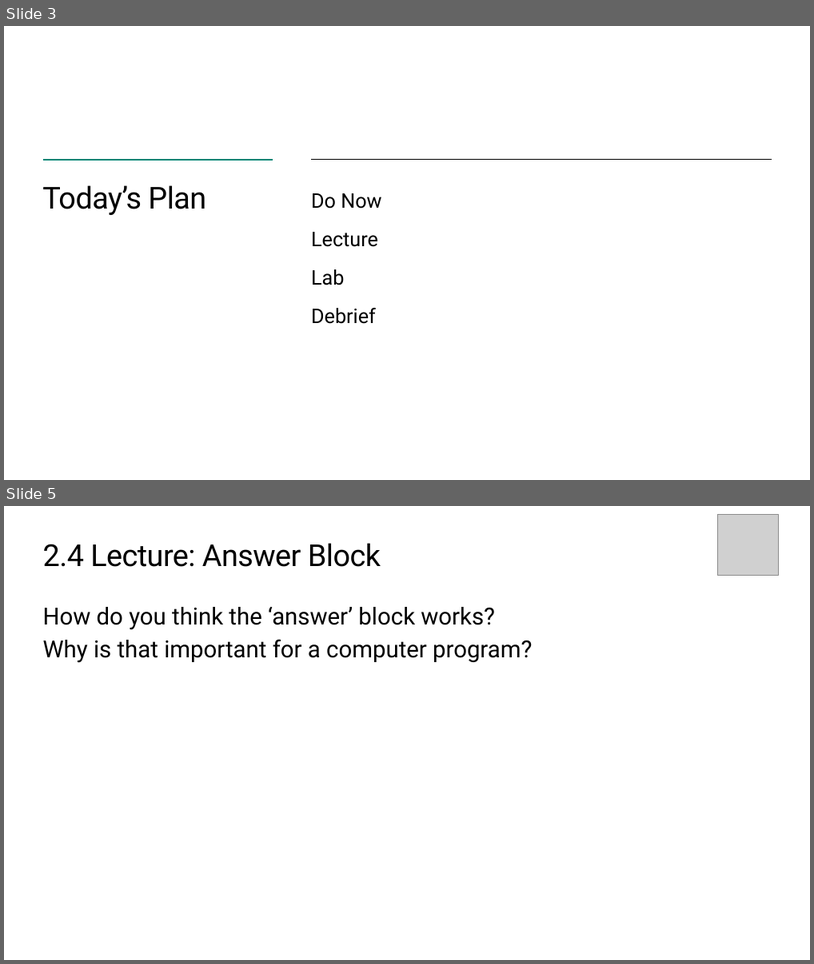
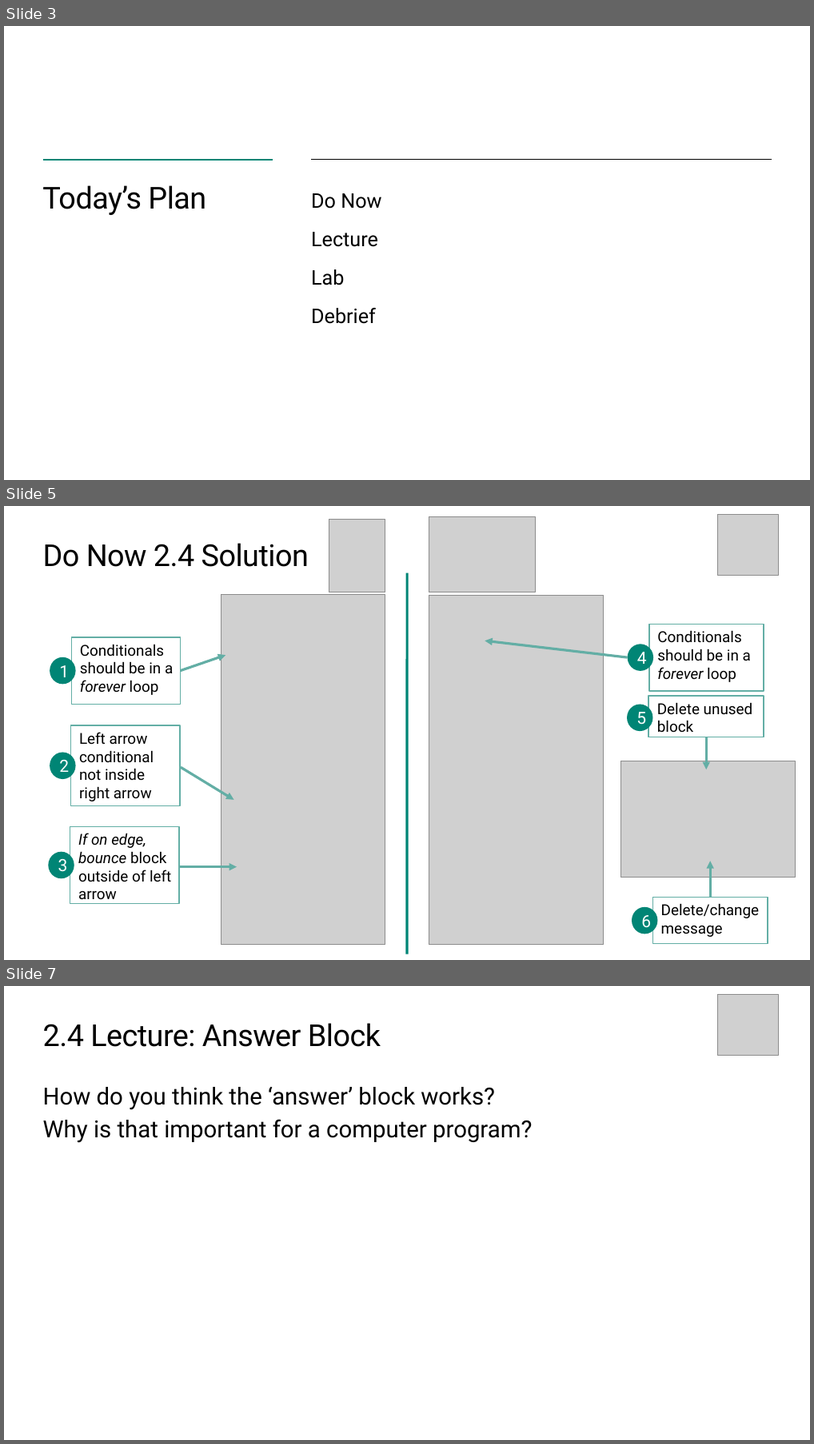
Before and after one commit to TEALSK12/introduction-to-computer-science, a slide deck: docs/slidedecks/TEALS SNAP 2.4.pptx. Shown one above the other, each under a label of ours: slides 3 and 5 before the commit, slides 3, 5 and 7 after it; the slides between them are not shown. The pictures are 814x964 and 814x1444 pixels, drawn with LibreOffice and Linux fonts; fonts in the diff are those of the drawing; grey boxes stand for pictures; background and template pictures are left out. Boxes give left, top, right and bottom in pixels: in the first picture for what was removed or moved away, otherwise in the second. Text is boxed around its words. In the diff, an @@ line names an element or a change of style, - is before the commit and + after.

```diff
--- a/docs/slidedecks/TEALS SNAP 2.4.pptx
+++ b/docs/slidedecks/TEALS SNAP 2.4.pptx
@@ slide 5 added at box(4, 506, 810, 960), background #FFFFFF @@
@@ picture added at box(330, 520, 386, 592) @@
@@ picture added at box(430, 517, 536, 592) @@
@@ picture added at box(718, 515, 779, 575) @@
@@ title added at box(43, 543, 309, 567), 36 pt, text #000000 @@
+Do Now 2.4 Solution
@@ line added from (407, 573) to (407, 954), #008575 3 pt @@
@@ picture added at box(222, 595, 386, 944) @@
@@ picture added at box(430, 595, 604, 944) @@
@@ rectangle added at box(650, 624, 765, 691), outline #63AEA5 1.5 pt @@
@@ rectangle added at box(72, 637, 181, 704), outline #63AEA5 1.5 pt @@
@@ text added at box(80, 644, 173, 695), 18 pt, text #000000 @@
+Conditionals should be in a forever loop
@@ arrow added from (628, 657) to (485, 641), #63AEA5 3 pt @@
@@ ellipse added at box(628, 644, 654, 671), fill #008575, 20 pt, text #FFFFFF @@
+4
@@ text added at box(658, 630, 751, 682), 18 pt, text #000000 @@
+Conditionals should be in a forever loop
@@ ellipse added at box(50, 657, 76, 684), fill #008575, 20 pt, text #FFFFFF @@
+1
@@ arrow added from (181, 671) to (226, 655), #63AEA5 3 pt @@
@@ rectangle added at box(649, 696, 764, 736), outline #63AEA5 1.5 pt @@
@@ ellipse added at box(627, 704, 653, 731), fill #008575, 20 pt, text #FFFFFF @@
+5
@@ text added at box(658, 702, 754, 732), 18 pt, text #000000 @@
+Delete unused block
@@ rectangle added at box(70, 725, 179, 805), outline #63AEA5 1.5 pt @@
@@ text added at box(79, 732, 154, 801), 18 pt, text #000000 @@
+Left arrow conditional not inside right arrow
@@ arrow added from (707, 737) to (707, 769), #63AEA5 3 pt @@
@@ ellipse added at box(50, 752, 76, 779), fill #008575, 20 pt, text #FFFFFF @@
+2
@@ arrow added from (181, 768) to (234, 800), #63AEA5 3 pt @@
@@ picture added at box(621, 760, 796, 877) @@
@@ rectangle added at box(70, 827, 179, 904), outline #63AEA5 1.5 pt @@
@@ text added at box(78, 832, 171, 904), 18 pt, text #000000 @@
+If on edge, bounce block outside of left arrow
@@ ellipse added at box(48, 852, 74, 878), fill #008575, 20 pt, text #FFFFFF @@
+3
@@ arrow added from (710, 896) to (710, 860), #63AEA5 3 pt @@
@@ arrow added from (179, 867) to (237, 867), #63AEA5 3 pt @@
@@ ellipse added at box(632, 907, 658, 933), fill #008575, 20 pt, text #FFFFFF @@
+6
@@ rectangle added at box(653, 896, 768, 944), outline #63AEA5 1.5 pt @@
@@ text added at box(662, 903, 760, 936), 18 pt, text #000000 @@
+Delete/change message
@@ what was slide 5 is now slide 7 @@
```
Also in this commit, not shown: 1 slide changed, 1 other slide added, 3 other files.
